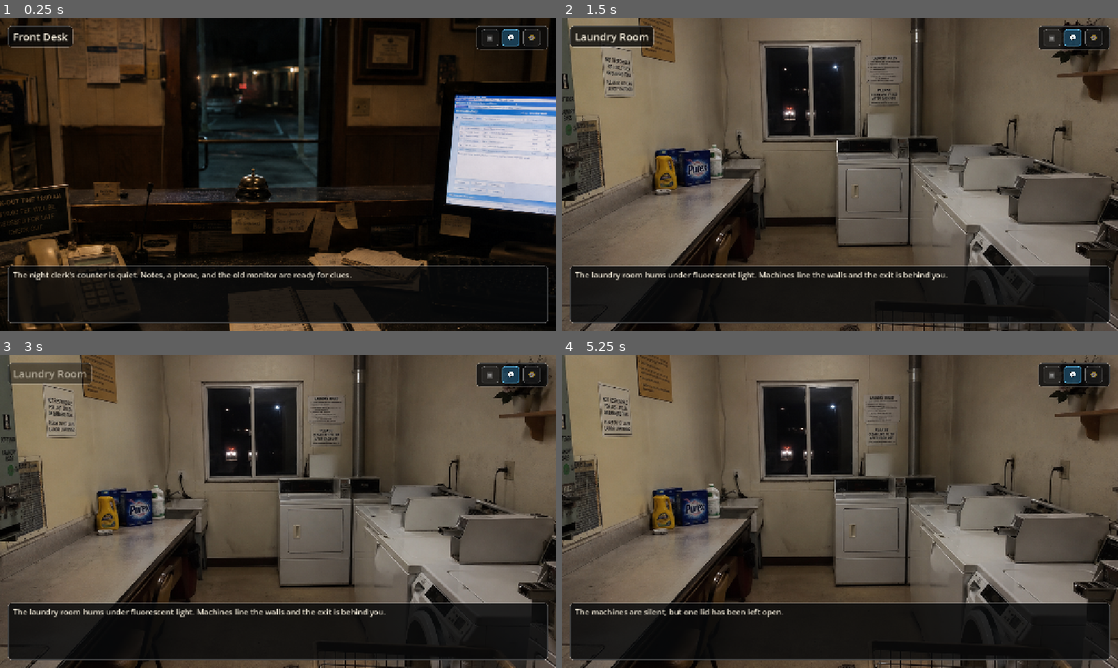
Above: before the commit, frames 1-4 (two rows, left to right).
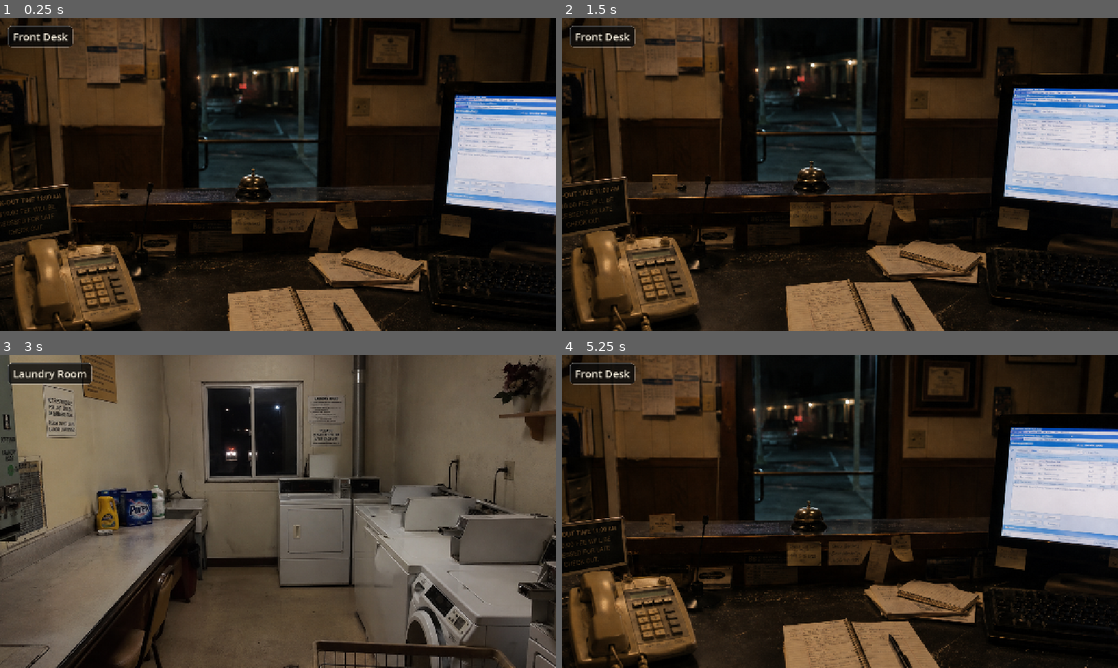
Above: after the commit, the same moments.

Repository: big-gorae/hotel-web-01
Game: Godot game, scene res://scenes/main.tscn
The game is run twice, just before and just after one commit, with the same random seed, the same clock (stepped at 60 frames per second) and the same inputs.
Inputs (mouse positions are in pixels of both pictures, inside the frame that each line leads up to):
- Up to frame 1 (0.25 s): no input
- Up to frame 2 (1.5 s): click (567, 177) at 0.52 s; click (845, 312) at 1.27 s
- Up to frame 3 (3 s): click (278, 646) at 2.02 s; click (0, 508) at 2.77 s
- Up to frame 4 (5.25 s): click (1023, 555) at 3.52 s; click (840, 649) at 4.27 s; click (1017, 552) at 5.02 s

The runs differ from the first frame. In frame 1, 9.4% of the frame differs, in the area x 1-99%, y 2-98%; in frame 2, 80%; in frame 3, 16%; in frame 4, 81%, in the area x 0-100%, y 0-100%.

Commit message:
feat: add room bathrooms and debug UI gating

Diff:
--- a/scripts/main.gd
+++ b/scripts/main.gd
@@ -5,6 +5,8 @@
 const PARALLAX_STRENGTH := 18.0
 const TITLE_VISIBLE_SECONDS := 2.0
 const TITLE_FADE_SECONDS := 1.0
+const DEBUG_UI_ENV := "HOTEL_DEBUG_UI"
+const DEBUG_UI_ENABLED_VALUES := ["1", "true", "yes", "on"]
 
 const IDLE_STYLE := {
 	"bg": Color(1.0, 1.0, 1.0, 0.05),
@@ -149,6 +151,7 @@
 			"photo": "res://resource/room_106_bed_bathroom_entry.png",
 			"intro": "Room 106 has a clear view of the bed, window, bathroom entry, and dresser.",
 			"exits": [
+				{"label": "Room 106 Bathroom", "target": "room_106_bathroom"},
 				{"label": "Corridor", "target": "corridor"},
 			],
 			"hotspots": [
@@ -174,7 +177,7 @@
 					"id": "room_106_bathroom_entry",
 					"label": "Bathroom",
 					"rect": Rect2(0.095, 0.150, 0.170, 0.440),
-					"text": "The bathroom light is on, but this room does not have a separate bathroom view yet.",
+					"target": "room_106_bathroom",
 				},
 				{
 					"id": "room_106_dresser",
@@ -189,9 +192,16 @@
 			"photo": "res://resource/room_107_bed_nightstand.png",
 			"intro": "Room 107 shows the nightstand, phone, and a messier bed.",
 			"exits": [
+				{"label": "Room 107 Bathroom Entry", "target": "room_107_bathroom_entry"},
 				{"label": "Corridor", "target": "corridor"},
 			],
 			"hotspots": [
+				{
+					"id": "room_107_turn_edge",
+					"label": "Turn",
+					"rect": Rect2(0.900, 0.000, 0.100, 1.000),
+					"target": "room_107_bathroom_entry",
+				},
 				{
 					"id": "room_107_door",
 					"label": "Door",
@@ -218,6 +228,48 @@
 				},
 			],
 		},
+		"room_107_bathroom_entry": {
+			"title": "Room 107 - Bathroom Entry",
+			"photo": "res://resource/room_107_bathroom_entry.png",
+			"intro": "Room 107's second angle shows the bathroom entry and the corridor door.",
+			"exits": [
+				{"label": "Room 107", "target": "room_107_bed_nightstand"},
+				{"label": "Room 107 Bathroom", "target": "room_107_bathroom"},
+				{"label": "Corridor", "target": "corridor"},
+			],
+			"hotspots": [
+				{
+					"id": "room_107_left_edge",
+					"label": "Turn",
+					"rect": Rect2(0.000, 0.000, 0.095, 1.000),
+					"target": "room_107_bed_nightstand",
+				},
+				{
+					"id": "room_107_bathroom_doorway",
+					"label": "Bathroom",
+					"rect": Rect2(0.505, 0.095, 0.210, 0.585),
+					"target": "room_107_bathroom",
+				},
+				{
+					"id": "room_107_corridor_door",
+					"label": "Door",
+					"rect": Rect2(0.755, 0.140, 0.165, 0.620),
+					"target": "corridor",
+				},
+				{
+					"id": "room_107_bed_side",
+					"label": "Bed",
+					"rect": Rect2(0.000, 0.540, 0.470, 0.350),
+					"text": "The bed is half lit by the nightstand lamp.",
+				},
+				{
+					"id": "room_107_phone",
+					"label": "Phone",
+					"rect": Rect2(0.285, 0.420, 0.170, 0.185),
+					"text": "The phone is close enough to reach from the pillow.",
+				},
+			],
+		},
 		"room_108_bed_window": {
 			"title": "Room 108 - Bed And Window",
 			"photo": "res://resource/room_108_bed_window.png",
@@ -265,6 +317,7 @@
 			"intro": "From this angle, the bathroom entry and the corridor door are both visible.",
 			"exits": [
 				{"label": "Room 108", "target": "room_108_bed_window"},
+				{"label": "Room 108 Bathroom", "target": "room_108_bathroom"},
 				{"label": "Corridor", "target": "corridor"},
 			],
 			"hotspots": [
@@ -284,7 +337,7 @@
 					"id": "room_108_bathroom",
 					"label": "Bathroom",
 					"rect": Rect2(0.505, 0.095, 0.210, 0.585),
-					"text": "The bathroom is visible from here, but there is no separate bathroom scene yet.",
+					"target": "room_108_bathroom",
 				},
 				{
 					"id": "room_108_bed_side",
@@ -431,6 +484,108 @@
 				},
 			],
 		},
+		"room_106_bathroom": {
+			"title": "Room 106 - Bathroom",
+			"photo": "res://resource/room_106_bathroom.png",
+			"intro": "Room 106 uses the shared bathroom angle for now. The mirror, sink, tub, and door are all close together.",
+			"exits": [
+				{"label": "Room 106", "target": "room_106_bed_bathroom_entry"},
+			],
+			"hotspots": [
+				{
+					"id": "room_106_bathroom_door",
+					"label": "Door",
+					"rect": Rect2(0.835, 0.000, 0.165, 1.000),
+					"target": "room_106_bed_bathroom_entry",
+				},
+				{
+					"id": "room_106_bathroom_mirror",
+					"label": "Mirror",
+					"rect": Rect2(0.000, 0.000, 0.225, 0.520),
+					"text": "The mirror is worn at the edges, blurring the room behind you.",
+				},
+				{
+					"id": "room_106_bathroom_sink",
+					"label": "Sink",
+					"rect": Rect2(0.000, 0.560, 0.395, 0.280),
+					"text": "A small tube rests near the sink. The counter is stained from years of use.",
+				},
+				{
+					"id": "room_106_bathroom_tub",
+					"label": "Tub",
+					"rect": Rect2(0.455, 0.120, 0.340, 0.760),
+					"text": "The shower curtain hangs still. The tub is dry.",
+				},
+			],
+		},
+		"room_107_bathroom": {
+			"title": "Room 107 - Bathroom",
+			"photo": "res://resource/room_107_bathroom.png",
+			"intro": "Room 107 uses the shared bathroom angle for now. The mirror, sink, tub, and door are all close together.",
+			"exits": [
+				{"label": "Room 107 Bathroom Entry", "target": "room_107_bathroom_entry"},
+			],
+			"hotspots": [
+				{
+					"id": "room_107_bathroom_door",
+					"label": "Door",
+					"rect": Rect2(0.835, 0.000, 0.165, 1.000),
+					"target": "room_107_bathroom_entry",
+				},
+				{
+					"id": "room_107_bathroom_mirror",
+					"label": "Mirror",
+					"rect": Rect2(0.000, 0.000, 0.225, 0.520),
+					"text": "The mirror is worn at the edges, blurring the room behind you.",
+				},
+				{
+					"id": "room_107_bathroom_sink",
+					"label": "Sink",
+					"rect": Rect2(0.000, 0.560, 0.395, 0.280),
+					"text": "A small tube rests near the sink. The counter is stained from years of use.",
+				},
+				{
+					"id": "room_107_bathroom_tub",
+					"label": "Tub",
+					"rect": Rect2(0.455, 0.120, 0.340, 0.760),
+					"text": "The shower curtain hangs still. The tub is dry.",
+				},
+			],
+		},
+		"room_108_bathroom": {
+			"title": "Room 108 - Bathroom",
+			"photo": "res://resource/room_108_bathroom.png",
+			"intro": "Room 108 uses the shared bathroom angle for now. The mirror, sink, tub, and door are all close together.",
+			"exits": [
+				{"label": "Room 108 Bathroom Entry", "target": "room_108_bathroom_entry"},
+			],
+			"hotspots": [
+				{
+					"id": "room_108_bathroom_door",
+					"label": "Door",
+					"rect": Rect2(0.835, 0.000, 0.165, 1.000),
+					"target": "room_108_bathroom_entry",
+				},
+				{
+					"id": "room_108_bathroom_mirror",
+					"label": "Mirror",
+					"rect": Rect2(0.000, 0.000, 0.225, 0.520),
+					"text": "The mirror is worn at the edges, blurring the room behind you.",
+				},
+				{
+					"id": "room_108_bathroom_sink",
+					"label": "Sink",
+					"rect": Rect2(0.000, 0.560, 0.395, 0.280),
+					"text": "A small tube rests near the sink. The counter is stained from years of use.",
+				},
+				{
+					"id": "room_108_bathroom_tub",
+					"label": "Tub",
+					"rect": Rect2(0.455, 0.120, 0.340, 0.760),
+					"text": "The shower curtain hangs still. The tub is dry.",
+				},
+			],
+		},
 		"laundry_room": {
 			"title": "Laundry Room",
 			"photo": "res://resource/laundry_room.png",
@@ -498,8 +653,9 @@
 var current_scene_id := START_SCENE_ID
 var current_texture: Texture2D
 var hotspot_buttons: Array[Button] = []
+var debug_ui_enabled := false
 var show_hotspots := false
-var show_chat := true
+var show_chat := false
 var show_navigation := false
 var mouse_position := Vector2.ZERO
 var title_tween: Tween
@@ -508,8 +664,10 @@
 var hotspot_layer: Control
 var title_panel: PanelContainer
 var title_label: Label
+var debug_panel: PanelContainer
 var bottom_panel: PanelContainer
 var message_label: Label
+var navigation_panel: PanelContainer
 var nav_bar: HBoxContainer
 var hotspot_toggle: Button
 var chat_toggle: Button
@@ -518,9 +676,15 @@
 
 func _ready() -> void:
 	mouse_filter = Control.MOUSE_FILTER_PASS
+	debug_ui_enabled = _is_debug_ui_enabled()
 	get_tree().root.size_changed.connect(_update_layout)
 	_build_ui()
 	show_scene(START_SCENE_ID)
+
+
+func _is_debug_ui_enabled() -> bool:
+	var value := OS.get_environment(DEBUG_UI_ENV).strip_edges().to_lower()
+	return DEBUG_UI_ENABLED_VALUES.has(value)
 
 
 func _input(event: InputEvent) -> void:
@@ -569,21 +733,22 @@
 	title_label.add_theme_color_override("font_color", Color(0.96, 0.93, 0.86))
 	title_panel.add_child(title_label)
 
-	var corner_panel := PanelContainer.new()
-	corner_panel.anchor_left = 1.0
-	corner_panel.anchor_right = 1.0
-	corner_panel.anchor_top = 0.0
-	corner_panel.anchor_bottom = 0.0
-	corner_panel.offset_left = -184.0
-	corner_panel.offset_top = 18.0
-	corner_panel.offset_right = -18.0
-	corner_panel.offset_bottom = 66.0
-	corner_panel.add_theme_stylebox_override("panel", _make_panel_style(Color(0.03, 0.035, 0.04, 0.78), Color(1.0, 1.0, 1.0, 0.10), 8))
-	add_child(corner_panel)
+	debug_panel = PanelContainer.new()
+	debug_panel.anchor_left = 1.0
+	debug_panel.anchor_right = 1.0
+	debug_panel.anchor_top = 0.0
+	debug_panel.anchor_bottom = 0.0
+	debug_panel.offset_left = -184.0
+	debug_panel.offset_top = 18.0
+	debug_panel.offset_right = -18.0
+	debug_panel.offset_bottom = 66.0
+	debug_panel.visible = debug_ui_enabled
+	debug_panel.add_theme_stylebox_override("panel", _make_panel_style(Color(0.03, 0.035, 0.04, 0.78), Color(1.0, 1.0, 1.0, 0.10), 8))
+	add_child(debug_panel)
 
 	var corner_row := HBoxContainer.new()
 	corner_row.add_theme_constant_override("separation", 8)
-	corner_panel.add_child(corner_row)
+	debug_panel.add_child(corner_row)
 
 	hotspot_toggle = _make_debug_button("▣", "Show click areas", _toggle_hotspots)
 	corner_row.add_child(hotspot_toggle)
@@ -595,11 +760,6 @@
 	corner_row.add_child(navigation_toggle)
 
 	bottom_panel = PanelContainer.new()
-	bottom_panel.set_anchors_and_offsets_preset(Control.PRESET_BOTTOM_WIDE)
-	bottom_panel.offset_left = 18.0
-	bottom_panel.offset_top = -150.0
-	bottom_panel.offset_right = -18.0
-	bottom_panel.offset_bottom = -18.0
 	bottom_panel.add_theme_stylebox_override("panel", _make_panel_style(Color(0.03, 0.035, 0.04, 0.82), Color(1.0, 1.0, 1.0, 0.10), 8))
 	add_child(bottom_panel)
 
@@ -614,10 +774,15 @@
 	message_label.add_theme_color_override("font_color", Color(0.96, 0.93, 0.86))
 	bottom_layout.add_child(message_label)
 
+	navigation_panel = PanelContainer.new()
+	navigation_panel.add_theme_stylebox_override("panel", _make_panel_style(Color(0.03, 0.035, 0.04, 0.82), Color(1.0, 1.0, 1.0, 0.10), 8))
+	add_child(navigation_panel)
+
 	nav_bar = HBoxContainer.new()
 	nav_bar.add_theme_constant_override("separation", 8)
-	bottom_layout.add_child(nav_bar)
-
+	navigation_panel.add_child(nav_bar)
+
+	_position_bottom_panels()
 	_apply_chat_display()
 	_apply_navigation_display()
 	_sync_debug_toggles()
@@ -706,15 +871,20 @@
 
 func _apply_chat_display() -> void:
 	bottom_panel.visible = show_chat
+	_position_bottom_panels()
 	_sync_debug_toggles()
 
 
 func _apply_navigation_display() -> void:
-	nav_bar.visible = show_navigation
+	navigation_panel.visible = show_navigation
+	_position_bottom_panels()
 	_sync_debug_toggles()
 
 
 func _sync_debug_toggles() -> void:
+	if debug_panel != null:
+		debug_panel.visible = debug_ui_enabled
+
 	if hotspot_toggle == null:
 		return
 
@@ -729,6 +899,26 @@
 	navigation_toggle.button_pressed = show_navigation
 	navigation_toggle.tooltip_text = "Hide quick travel buttons" if show_navigation else "Show quick travel buttons"
 	_style_debug_button(navigation_toggle, show_navigation)
+
+
+func _position_bottom_panels() -> void:
+	if bottom_panel != null:
+		bottom_panel.set_anchors_and_offsets_preset(Control.PRESET_BOTTOM_WIDE)
+		bottom_panel.offset_left = 18.0
+		bottom_panel.offset_top = -150.0
+		bottom_panel.offset_right = -18.0
+		bottom_panel.offset_bottom = -18.0
+
+	if navigation_panel != null:
+		navigation_panel.set_anchors_and_offsets_preset(Control.PRESET_BOTTOM_WIDE)
+		navigation_panel.offset_left = 18.0
+		navigation_panel.offset_right = -18.0
+		if show_chat:
+			navigation_panel.offset_top = -210.0
+			navigation_panel.offset_bottom = -162.0
+		else:
+			navigation_panel.offset_top = -66.0
+			navigation_panel.offset_bottom = -18.0
 
 
 func _set_message(message: String) -> void:
Binary file added: resource/room_106_bathroom.png
Not shown, added: resource/room_106_bathroom.png.import
Binary file added: resource/room_107_bathroom.png
Not shown, added: resource/room_107_bathroom.png.import
Binary file added: resource/room_107_bathroom_entry.png
Not shown, added: resource/room_107_bathroom_entry.png.import
Binary file added: resource/room_108_bathroom.png
Not shown, added: resource/room_108_bathroom.png.import
Not shown, changed: README.md
